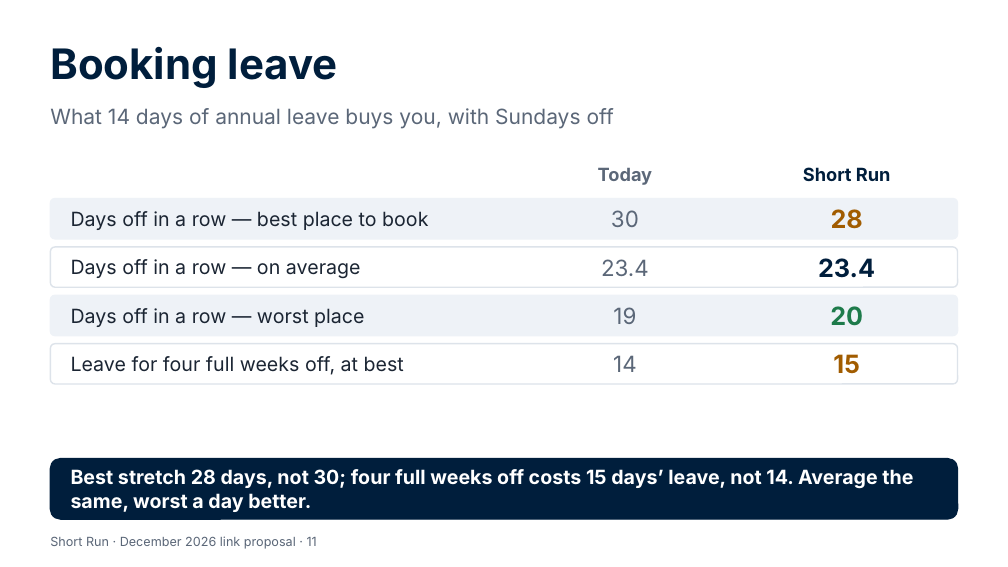
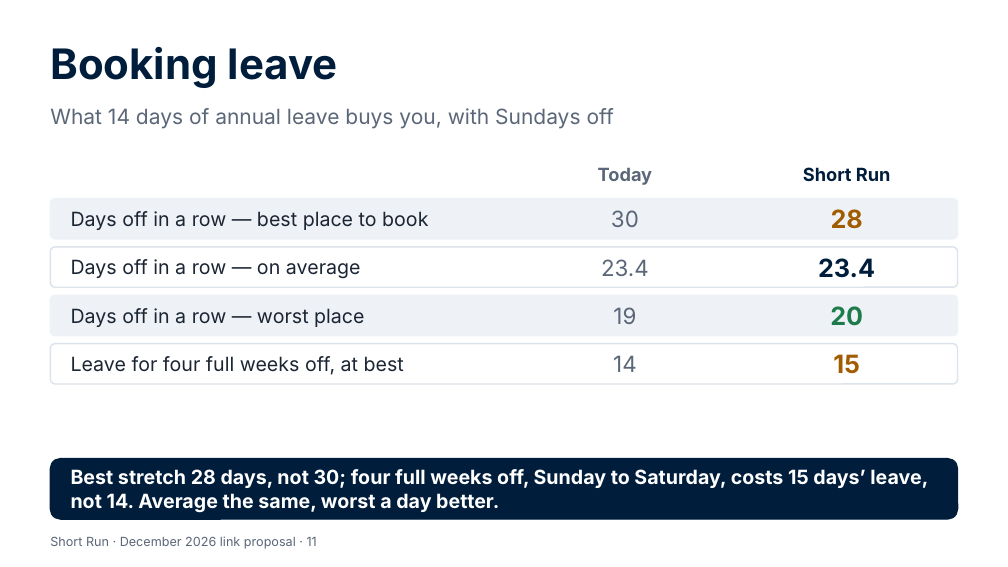
Before and after one commit to Garethdavidmiller/roster-app, a slide deck: slide 11 of docs/links-26/presentations/Short-Run-for-colleagues.pptx. Drawn at 1008x567 pixels with LibreOffice and Linux fonts; fonts in the diff are those of the drawing. Boxes give left, top, right and bottom in pixels: in the first picture for what was removed or moved away, otherwise in the second. Text is boxed around its words. In the diff, an @@ line names an element or a change of style, - is before the commit and + after.

```diff
--- a/docs/links-26/presentations/Short-Run-for-colleagues.pptx
+++ b/docs/links-26/presentations/Short-Run-for-colleagues.pptx
@@ text at [71,469,928,513]: text changed @@
-Best stretch 28 days, not 30; four full weeks off costs 15 days’ leave, not 14. Average the same, worst a day better.
+Best stretch 28 days, not 30; four full weeks off, Sunday to Saturday, costs 15 days’ leave, not 14. Average the same, worst a day better.
```
Also in this commit, not shown: 28 other files.
